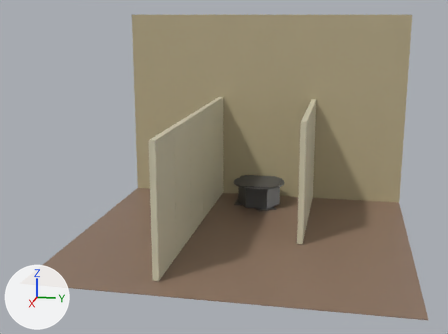
What one commit did to the COLLADA model fanuc_r1000ia_grinding/grinding_workcell_description/meshes/visual/grinding_workcell.dae.
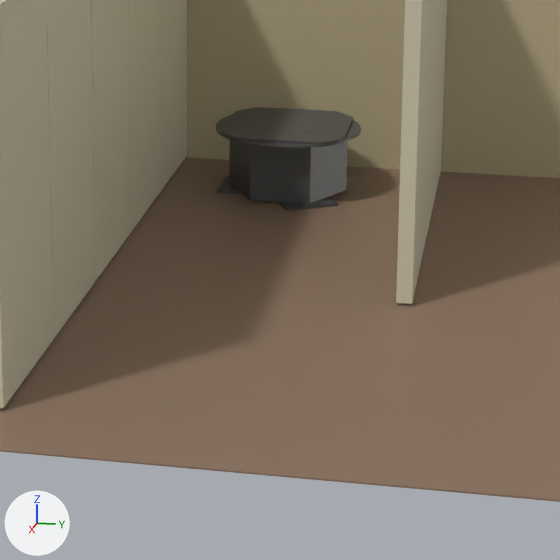
Each version appears first whole from a 50 mm lens placed at (12.84, 1.8, 3.48), pointed at (2.26, -0.32, 0.84), and next in a close-up on the part from 35% to 79% of the width and 41% to 100% of the height. Every picture has the same lights, and +X, +Y and +Z are marked at lower left. Where no turn or scale is listed for an object, it has been applied to the vertices.

Objects in the first close-up: 'ground', 'panel_000', 'panel_001', 'panel_002', 'panel_003', 'panel_004', 'panel_005', 'panel_006', 'panel_007', 'support_001', 'support_002', 'wall'.
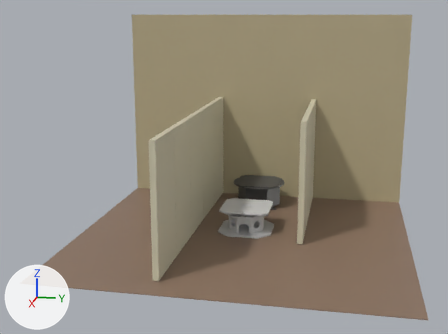
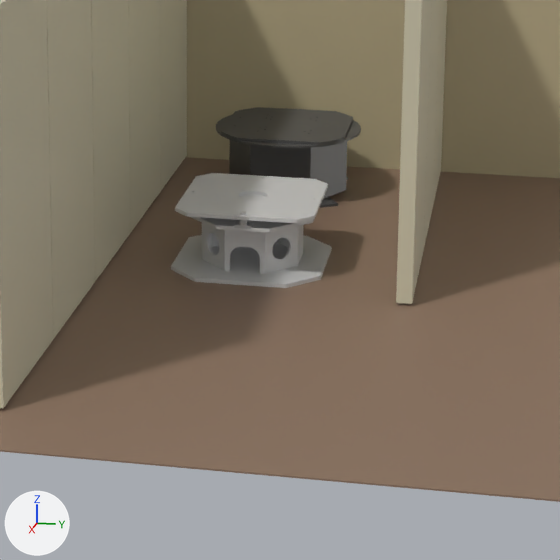
Pixel boxes [x1, y1, x2, y2] of what changed, in the close-ups (560 x 560 px):
'table_meulage_-_partie_fixe-1', added
    after: [171, 217, 332, 288]
'table_meulage_-_partie_mobile-2', added
    after: [175, 173, 328, 223]
'table_meulage_-_pièce_support_douille-1', added
    after: [234, 221, 253, 229]
'table_meulage_-_douille-1', added
    after: [239, 220, 247, 226]
'table_meulage_-_pièce_sup_100x95-4', added
    after: [234, 217, 249, 220]

The change, as a diff of the scene's bpy script:
```diff
--- a/fanuc_r1000ia_grinding/grinding_workcell_description/meshes/visual/grinding_workcell.dae.py
+++ b/fanuc_r1000ia_grinding/grinding_workcell_description/meshes/visual/grinding_workcell.dae.py
@@ mat_grey @@
+mat_grey = principled_material('grey')
+mat_grey.base_color = (0.477, 0.477, 0.477)  # grey #b8b8b8
+mat_grey.roughness = 0.44
@@ mat_white @@
+mat_white = principled_material('white')
+mat_white.base_color = (0.627, 0.627, 0.627)  # light grey #cfcfcf
+mat_white.roughness = 0.44
@@ me_table_meulage___douille_1 @@
+me_table_meulage___douille_1.from_pydata(...)  # 184 vertices, 368 faces; spans x 0.385..0.435, y -0.025..0.025, z 0.3846..0.4296
+me_table_meulage___douille_1.materials.append(mat_grey)  # grey #b8b8b8
@@ me_table_meulage___partie_fixe_1 @@
+me_table_meulage___partie_fixe_1.from_pydata(...)  # 438 vertices, 896 faces; spans x -0.5..0.5, y -0.5..0.5, z 0.005..0.375
+me_table_meulage___partie_fixe_1.materials.append(mat_white)  # light grey #cfcfcf
@@ me_table_meulage___partie_mobile_2 @@
+me_table_meulage___partie_mobile_2.from_pydata(...)  # 514 vertices, 1040 faces; spans x -0.46..0.46, y -0.46..0.46, z 0.375..0.46
+me_table_meulage___partie_mobile_2.materials.append(mat_white)  # light grey #cfcfcf
@@ me_table_meulage___pièce_sup_100x95_4 @@
+me_table_meulage___pièce_sup_100x95_4.from_pydata(...)  # 438 vertices, 892 faces; spans x 0.36..0.46, y -0.0475..0.0475, z 0.4346..0.4546
+me_table_meulage___pièce_sup_100x95_4.materials.append(mat_grey)  # grey #b8b8b8
@@ me_table_meulage___pièce_support_douille_1 @@
+me_table_meulage___pièce_support_douille_1.from_pydata(...)  # 410 vertices, 836 faces; spans x 0.335..0.425, y -0.055..0.055, z 0.3646..0.3846
+me_table_meulage___pièce_support_douille_1.materials.append(mat_grey)  # grey #b8b8b8
@@ ob_table_meulage___douille_1 @@
+ob_table_meulage___douille_1 = bpy.data.objects.new('table_meulage_-_douille-1', me_table_meulage___douille_1)
+ob_table_meulage___douille_1.location = (1.643, 0.0, -0.52)
@@ ob_table_meulage___partie_fixe_1 @@
+ob_table_meulage___partie_fixe_1 = bpy.data.objects.new('table_meulage_-_partie_fixe-1', me_table_meulage___partie_fixe_1)
+ob_table_meulage___partie_fixe_1.location = (1.643, 0.0, -0.52)
@@ ob_table_meulage___partie_mobile_2 @@
+ob_table_meulage___partie_mobile_2 = bpy.data.objects.new('table_meulage_-_partie_mobile-2', me_table_meulage___partie_mobile_2)
+ob_table_meulage___partie_mobile_2.location = (1.643, 0.0, -0.52)
@@ ob_table_meulage___pièce_sup_100x95_4 @@
+ob_table_meulage___pièce_sup_100x95_4 = bpy.data.objects.new('table_meulage_-_pièce_sup_100x95-4', me_table_meulage___pièce_sup_100x95_4)
+ob_table_meulage___pièce_sup_100x95_4.location = (1.643, 0.0, -0.52)
@@ ob_table_meulage___pièce_support_douille_1 @@
+ob_table_meulage___pièce_support_douille_1 = bpy.data.objects.new('table_meulage_-_pièce_support_douille-1', me_table_meulage___pièce_support_douille_1)
+ob_table_meulage___pièce_support_douille_1.location = (1.643, 0.0, -0.52)
```
